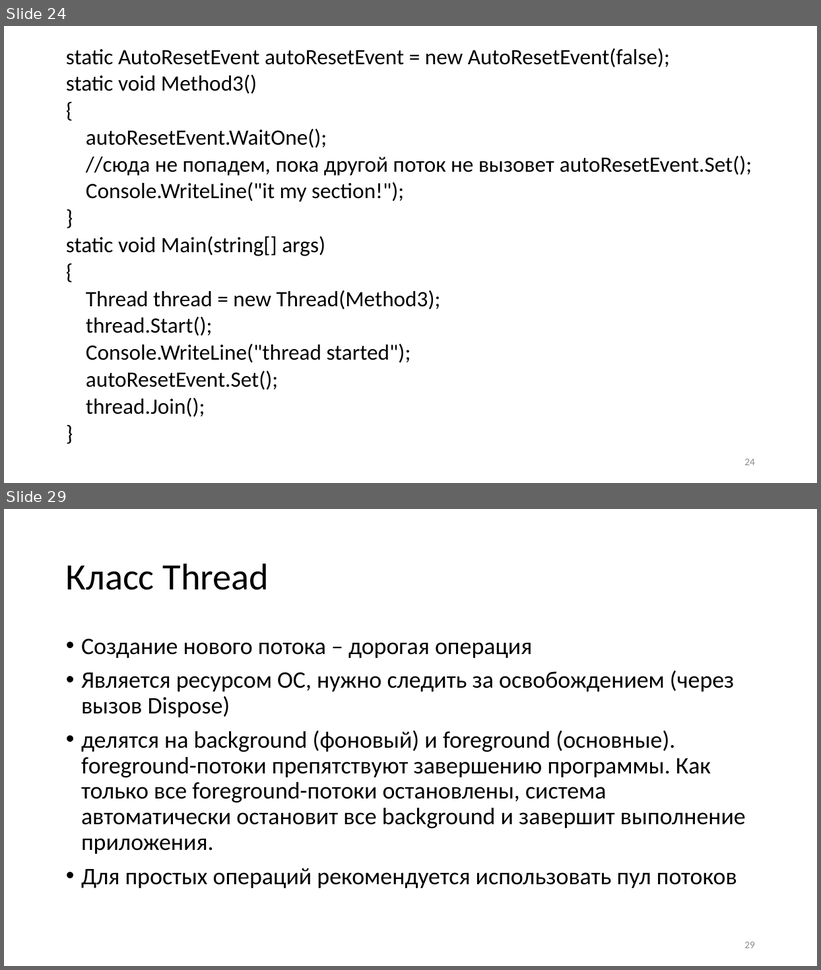
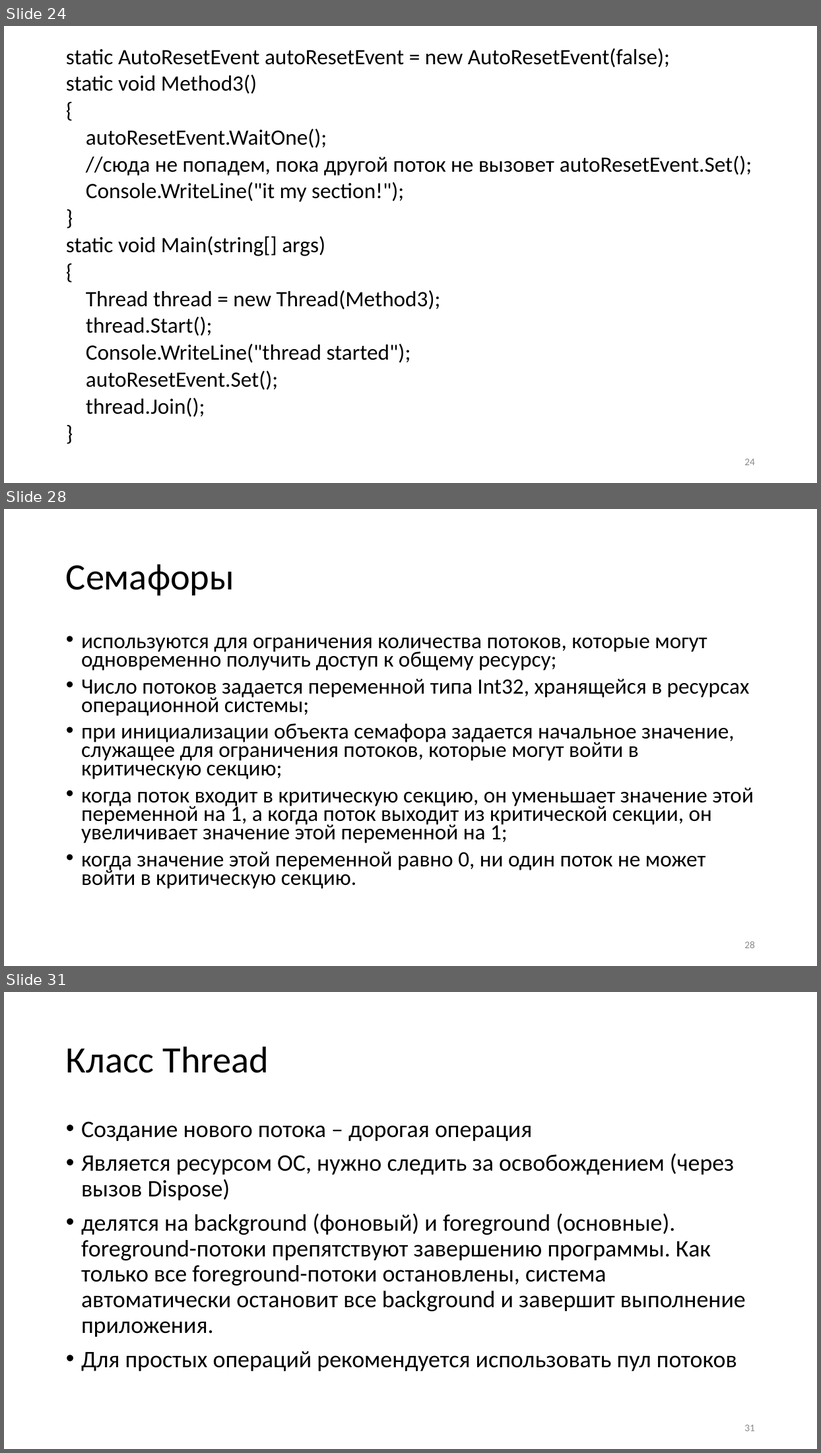
Before and after one commit to blockin90/Programming_PIB, a slide deck: Лекции/3 семестр/Часть 3/Программирование лекция 3.3.pptx. Shown one above the other, each under a label of ours: slides 24 and 29 before the commit, slides 24, 28 and 31 after it; the slides between them are not shown. The pictures are 821x970 and 821x1453 pixels, drawn with LibreOffice and Linux fonts; fonts in the diff are those of the drawing. Boxes give left, top, right and bottom in pixels: in the first picture for what was removed or moved away, otherwise in the second. Text is boxed around its words. In the diff, an @@ line names an element or a change of style, - is before the commit and + after.

```diff
--- a/Лекции/3 семестр/Часть 3/Программирование лекция 3.3.pptx
+++ b/Лекции/3 семестр/Часть 3/Программирование лекция 3.3.pptx
@@ slide 28 added at box(4, 509, 817, 966), background #FFFFFF @@
@@ title added at box(66, 564, 234, 596), 44 pt, text #000000 @@
+Семафоры
@@ text added at box(81, 638, 753, 889), 25.9 pt, text #000000 @@
+• используются для ограничения количества потоков, которые могут одновременно получить доступ к общему ресурсу;
+• Число потоков задается переменной типа Int32, хранящейся в ресурсах операционной системы;
+• при инициализации объекта семафора задается начальное значение, служащее для ограничения потоков, которые могут войти в критическую секцию;
+• когда поток входит в критическую секцию, он уменьшает значение этой переменной на 1, а когда поток выходит из критической секции, он увеличивает значение этой переменной на 1;
+• когда значение этой переменной равно 0, ни один поток не может войти в критическую секцию.
@@ page number added at box(745, 941, 755, 949), 12 pt, text #8C8C8C @@
+28
@@ what was slide 29 is now slide 31 @@
@@ page number at box(745, 1425, 755, 1432): text changed @@
-29
+31
```
Also in this commit, not shown: 5 slides changed, 7 other slides added, 1 slide removed.
